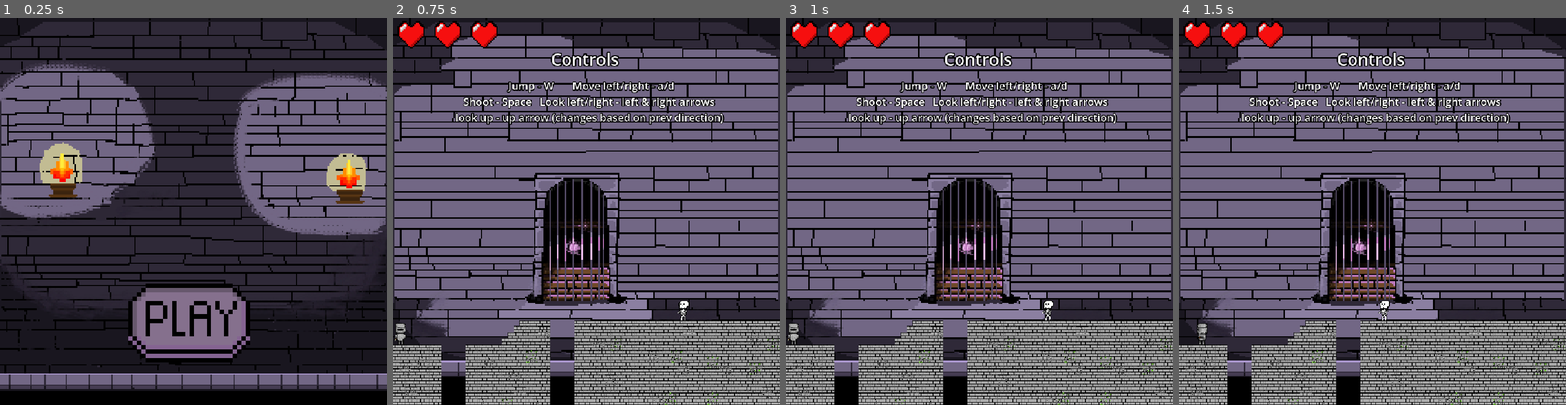
Above: before the commit, frames 1-4 (left to right).
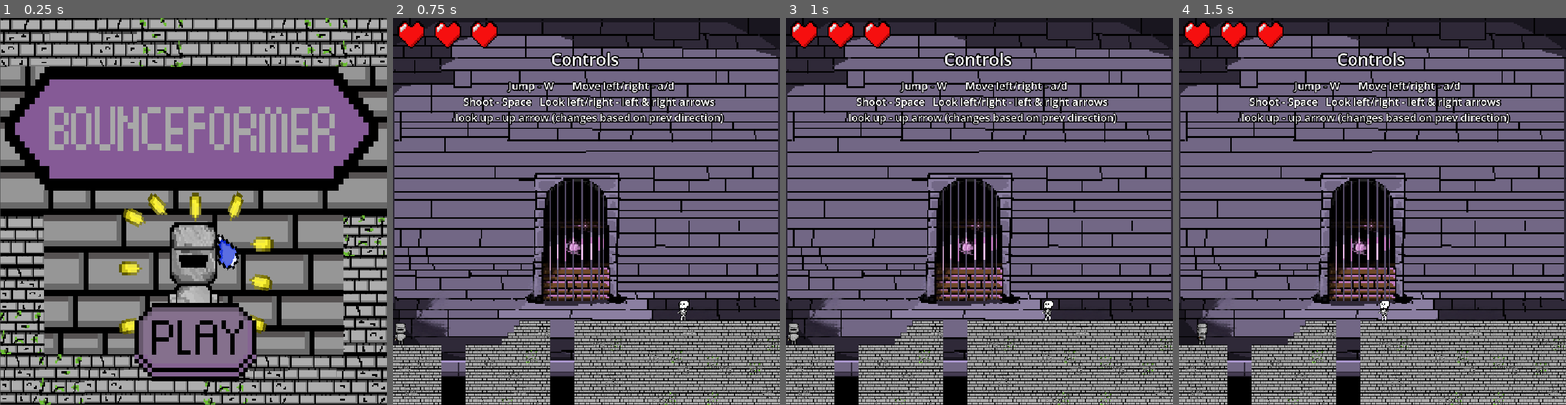
Above: after the commit, the same moments.

Repository: JackLundeen/Bounceformer
Game: Godot game, scene res://Scenes/Menu.tscn
Two runs of this game, one before a commit and one after it. Both use one fixed random seed, a clock stepped at 60 frames per second and the inputs below.
Inputs (mouse positions are in pixels of both pictures, inside the frame that each line leads up to):
- Up to frame 1 (0.25 s): no input
- Up to frame 2 (0.75 s): click (582, 323) at 0.5 s
- Up to frame 3 (1 s): no input
- Up to frame 4 (1.5 s): hold D (move_right) from 1.28 s (still down); hold Left (look_left) from 1.28 s (still down)

The runs differ from the first frame. In frame 1, 85% of the frame differs, in the area x 0-100%, y 0-100%; in frame 2, nothing differs; in frame 3, nothing differs; in frame 4, nothing differs.

Commit message:
Main menu finished

Diff:
--- a/bounce-platformer/Scenes/Menu.tscn
+++ b/bounce-platformer/Scenes/Menu.tscn
@@ -1,7 +1,7 @@
 [gd_scene format=3 uid="uid://dte8m8u8abg25"]
 
 [ext_resource type="Texture2D" uid="uid://bi0skdcmkxg6a" path="res://Images/GUI/Play Button/play_button.png" id="1_6pedr"]
-[ext_resource type="Texture2D" uid="uid://tbfgoojm61n6" path="res://Images/Backgrounds/Background2.png" id="1_syfuq"]
+[ext_resource type="Texture2D" uid="uid://ciefil7x1ple0" path="res://Images/GUI/thumbnail.png" id="1_syfuq"]
 [ext_resource type="Script" uid="uid://d0qkpcucxeb5u" path="res://Scripts/Play_button_pressed.gd" id="1_uubjt"]
 
 [node name="Menu" type="Control" unique_id=1601836536]
@@ -12,9 +12,9 @@
 grow_horizontal = 2
 grow_vertical = 2
 
-[node name="Background" type="Sprite2D" parent="." unique_id=268716631]
-position = Vector2(514.25, 534)
-scale = Vector2(4.037255, 4.1875)
+[node name="Thumbnail" type="Sprite2D" parent="." unique_id=1619564816]
+position = Vector2(514.5, 510.5)
+scale = Vector2(1.6269841, 2.046)
 texture = ExtResource("1_syfuq")
 
 [node name="TextureButton" type="TextureButton" parent="." unique_id=1590347015]
@@ -27,7 +27,7 @@
 script = ExtResource("1_uubjt")
 
 [node name="Sprite2D" type="Sprite2D" parent="TextureButton" unique_id=1720007596]
-position = Vector2(186.88889, 123)
+position = Vector2(203, 173)
 scale = Vector2(1.4444444, 1.4444444)
 texture = ExtResource("1_6pedr")
 
Renamed: bounce-platformer/Images/GUI/pixil-frame-0 (6).png -> bounce-platformer/Images/GUI/Gameover.png
Not shown, changed: bounce-platformer/Images/GUI/Gameover.png.import
